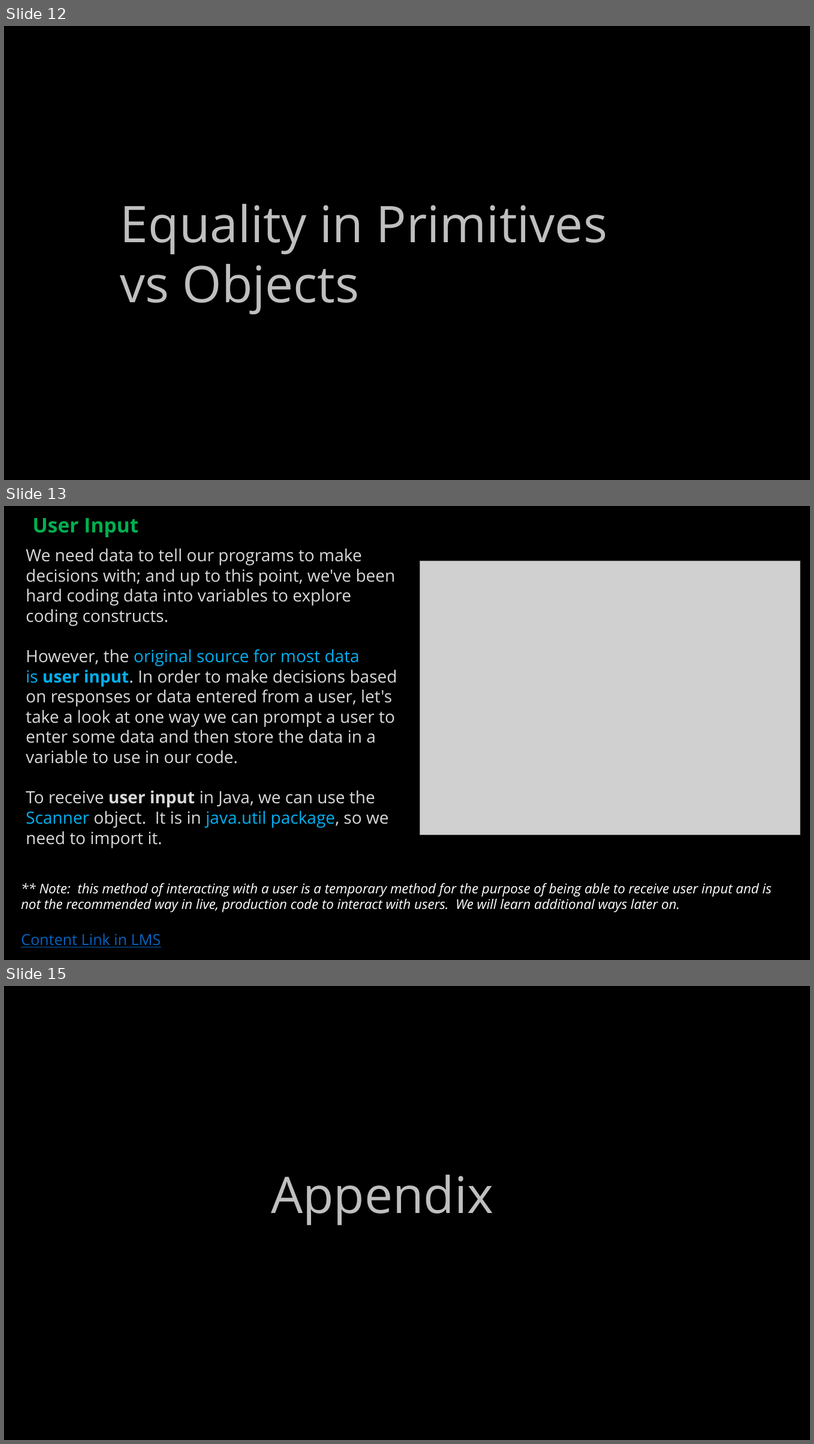
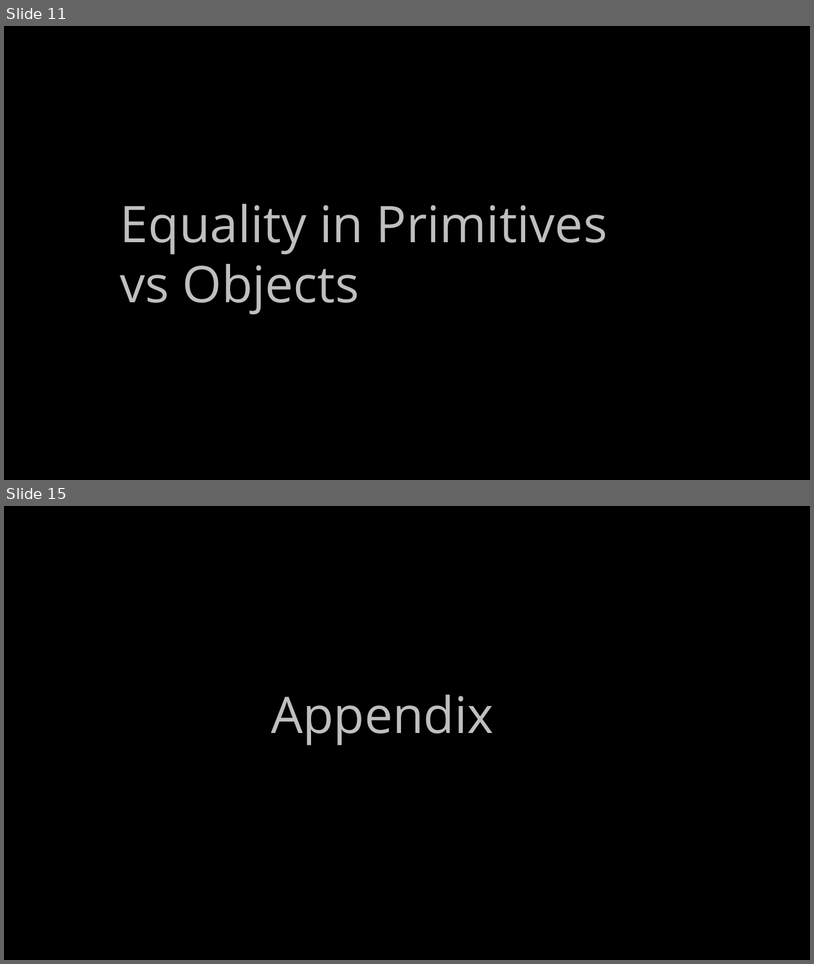
Before and after one commit to ckiefriter1/PT-BESD, a slide deck: Week3/BESD Week 3.pptx. Shown one above the other, each under a label of ours: slides 12, 13 and 15 before the commit, slides 11 and 15 after it; the slides between them are not shown. The pictures are 814x1444 and 814x964 pixels, drawn with LibreOffice and Linux fonts; fonts in the diff are those of the drawing; grey boxes stand for pictures. Boxes give left, top, right and bottom in pixels: in the first picture for what was removed or moved away, otherwise in the second. Text is boxed around its words. In the diff, an @@ line names an element or a change of style, - is before the commit and + after.

```diff
--- a/Week3/BESD Week 3.pptx
+++ b/Week3/BESD Week 3.pptx
@@ slide 13 removed at (x1=4, y1=506, x2=810, y2=960), background #000000 @@
@@ text removed at (x1=33, y1=518, x2=138, y2=537) @@
-User Input
@@ text removed at (x1=26, y1=548, x2=398, y2=848) @@
-We need data to tell our programs to make decisions with; and up to this point, we've been hard coding data into variables to explore coding constructs.
-However, the original source for most data is user input. In order to make decisions based on responses or data entered from a user, let's take a look at one way we can prompt a user to enter some data and then store the data in a variable to use in our code.
-To receive user input in Java, we can use the Scanner object. It is in java.util package, so we need to import it.
@@ picture removed at (x1=420, y1=561, x2=801, y2=834) @@
@@ text removed at (x1=21, y1=883, x2=772, y2=947) @@
-** Note: this method of interacting with a user is a temporary method for the purpose of being able to receive user input and is not the recommended way in live, production code to interact with users. We will learn additional ways later on.
-Content Link in LMS
@@ what was slide 12 is now slide 11 @@
```
Also in this commit, not shown: 2 slides changed, 7 slides added, 6 other slides removed, 1 other file.
